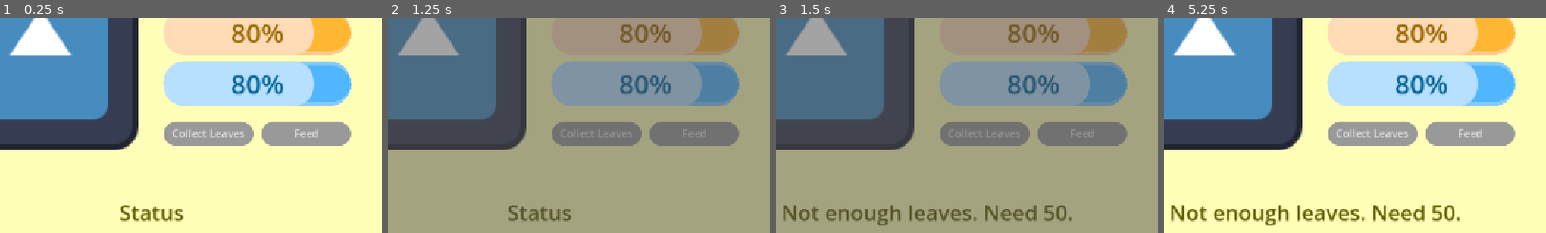
Above: before the commit, frames 1-4 (left to right).
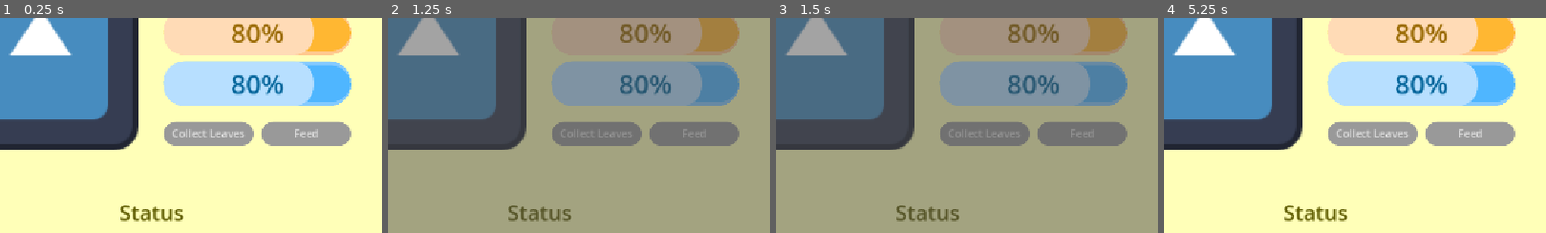
Above: after the commit, the same moments.

Repository: A-coder152/autumn-spirit
Game: Godot game, scene res://scenes/main.tscn
Same seed, same stepped clock (60 frames per second), same inputs: the game is played once before the commit and once after it. The engine's default icon, where the game draws it, is replaced by a stand-in: a white triangle on a blue panel in a dark square.
Inputs:
- Up to frame 1 (0.25 s): no input
- Up to frame 2 (1.25 s): click "Go to Shop" at 0.5 s
- Up to frame 3 (1.5 s): click "Buy sigma" at 1.25 s
- Up to frame 4 (5.25 s): click "Go to Shop" at 2 s; click "Collect Leaves" at 2.75 s; click "Feed" at 3.5 s; click "Shed" at 4.25 s; click "Leave Shop" at 5 s
The pictures show only the part of the screen within x 30-80%, y 38-88%; the shares and areas given below are measured in that part.

Frames 1-2 are identical in both runs. In frame 3, 2.3% of the frame differs, in the area x 2-78%, y 87-97%; in frame 4, 2.8%.
Error before the commit: Invalid operands 'float' and 'Nil' in operator '-'. (res://scripts/GameManager.gd:107)
Error after the commit: Invalid operands 'float' and 'Nil' in operator '-'. (res://scripts/GameManager.gd:144)

Commit message:
items resource, applying buying and saves and weird things like that

Diff:
--- /dev/null
+++ b/items/item_resource.gd
@@ -0,0 +1,20 @@
+class_name Item extends Resource
+
+enum effects {
+	LEAVES_GAIN, LEAVES_MAX,
+	HAPPINESS_MAX, HAPPINESS_DRAIN, HAPPINESS_REST,
+	REST_MAX, REST_DRAIN, REST_GAIN, REST_UNHAPPY,
+	LONELINESS_TIME
+}
+
+enum types {
+	MAT, COUCH, DECOR, PAINT, IDK,
+	HEAD, ARM, LEG
+}
+
+@export var item_name: String
+@export var image: Texture2D
+@export var cost: int
+@export var type: types
+@export var effect: effects
+@export var impact: float
--- a/scripts/GameManager.gd
+++ b/scripts/GameManager.gd
@@ -22,8 +22,8 @@
 var rest_shed_gain_per_minute = 100. / 360.
 var rest_nothappy_drain_per_minute = 100. / 480.
 
-var upgrade_unlocks = [false]
-var upgrade_costs = [50]
+var items = []
+var item_unlocks = []
 
 var last_update
 var loneliness_time = 480
@@ -40,12 +40,20 @@
 	leaves = (data.get("leaves", 0))
 	uncollected_leaves = (data.get("uncollected_leaves", 0))
 	happiness = (data.get("happiness", 80.0))
-	upgrade_unlocks = (data.get("upgrade_unlocks", [false]))
+	item_unlocks = (data.get("item_unlocks", []))
 	away_drain_per_minute = (data.get("away_drain_per_minute", 2.0))
 	max_leaves_per_minute = (data.get("max_leaves_per_minute", 10.0))
 	last_update = data.get("last_update", Time.get_unix_time_from_system())
 	environment = data.get("environment", "outside")
+	max_uncollected_leaves = data.get("max_uncollected_leaves", max_uncollected_leaves)
+	max_happiness = data.get("max_happiness", max_happiness)
+	happiness_rest_per_minute = data.get("happiness_rest_per_minute", happiness_rest_per_minute)
+	max_rest = data.get("max_rest", max_rest)
 	rest = data.get("rest", 80.0)
+	rest_outside_drain_per_minute = data.get("rest_outside_drain_per_minute", rest_outside_drain_per_minute)
+	rest_shed_gain_per_minute = data.get("rest_shed_gain_per_minute", rest_shed_gain_per_minute)
+	rest_nothappy_drain_per_minute = data.get("rest_nothappy_drain_per_minute", rest_nothappy_drain_per_minute)
+	loneliness_time = data.get("loneliness_time", loneliness_time)
 	_notify_status("Welcome back")
 
 func _save() -> void:
@@ -53,12 +61,20 @@
 		"leaves": leaves,
 		"uncollected_leaves": uncollected_leaves,
 		"happiness": happiness,
-		"upgrade_unlocks": upgrade_unlocks,
+		"item_unlocks": item_unlocks,
 		"away_drain_per_minute": away_drain_per_minute,
 		"max_leaves_per_minute": max_leaves_per_minute,
 		"last_update": last_update,
 		"rest": rest,
-		"environment": environment
+		"environment": environment,
+		"max_uncollected_leaves": max_uncollected_leaves,
+		"max_happiness": max_happiness,
+		"happiness_rest_per_minute": happiness_rest_per_minute,
+		"max_rest": max_rest,
+		"rest_outside_drain_per_minute": rest_outside_drain_per_minute,
+		"rest_shed_gain_per_minute": rest_shed_gain_per_minute,
+		"rest_nothappy_drain_per_minute": rest_nothappy_drain_per_minute,
+		"loneliness_time": loneliness_time
 	}
 	Save.save_game(data)
 
@@ -82,16 +98,37 @@
 		_notify_status("Happiness increased by (+%d)" % int(amount))
 
 func buy_upgrade(num) -> void:
-	if upgrade_unlocks[num]:
+	var item: Item = items[num]
+	if item_unlocks[num]:
 		_notify_status("Already unlocked")
 		return
-	var cost = upgrade_costs[num]
-	if leaves < cost:
-		_notify_status("Not enough leaves. Need %d." % cost)
+	if leaves < item.cost:
+		_notify_status("Not enough leaves. Need %d." % item.cost)
 		return
-	leaves -= cost
-	upgrade_unlocks[num] = true
-	if num == 0: away_drain_per_minute *= 0.9
+	leaves -= item.cost
+	item_unlocks[num] = true
+	match item.effect:
+		item.effects.LEAVES_GAIN:
+			max_leaves_per_minute *= item.impact
+		item.effects.LEAVES_MAX:
+			max_uncollected_leaves *= item.impact
+		item.effects.HAPPINESS_MAX:
+			max_happiness *= item.impact
+		item.effects.HAPPINESS_DRAIN:
+			away_drain_per_minute *= item.impact
+		item.effects.HAPPINESS_REST:
+			happiness_rest_per_minute *= item.impact
+		item.effects.REST_MAX:
+			max_rest *= item.impact
+		item.effects.REST_DRAIN:
+			rest_outside_drain_per_minute *= item.impact
+		item.effects.REST_GAIN:
+			rest_shed_gain_per_minute *= item.impact
+		item.effects.REST_UNHAPPY:
+			rest_nothappy_drain_per_minute *= item.impact
+		item.effects.LONELINESS_TIME:
+			loneliness_time *= item.impact
+	_save()
 	emit_signal("stats_changed", leaves, uncollected_leaves, happiness, rest)
 	_notify_status("Bought upgrade")
 
@@ -111,7 +148,7 @@
 	if environment == "outside":
 		leaf_collection_progress += max_leaves_per_minute * normal_mins * (happiness / max_happiness)
 		if leaf_collection_progress > 1:
-			uncollected_leaves += leaf_collection_progress / 1
+			uncollected_leaves = min(max_uncollected_leaves, uncollected_leaves + leaf_collection_progress / 1)
 			leaf_collection_progress -= leaf_collection_progress / 1
 		rest = max(0, rest - rest_outside_drain_per_minute * normal_mins)
 		if mins_over_loneliness > 0:
@@ -119,7 +156,7 @@
 			happiness = max(0, happiness - away_drain_per_minute * mins_over_loneliness)
 			leaf_collection_progress += max_leaves_per_minute * normal_mins * ((happiness + old_happiness) / 2. / max_happiness)
 			if leaf_collection_progress > 1:
-				uncollected_leaves += leaf_collection_progress / 1
+				uncollected_leaves = min(max_uncollected_leaves, uncollected_leaves + leaf_collection_progress / 1)
 				leaf_collection_progress -= leaf_collection_progress / 1
 	else:
 		happiness = min(happiness + happiness_rest_per_minute * normal_mins, 100)
--- a/scripts/ui.gd
+++ b/scripts/ui.gd
@@ -52,7 +52,6 @@
 func _on_generate_timeout() -> void:
 	GameManager.update_stuff()
 
-
 func _on_shed_pressed() -> void:
 	GameManager.environment = "shed" if GameManager.environment == "outside" else "outside"
 	GameManager._save()
Not shown, added: items/item_resource.gd.uid
